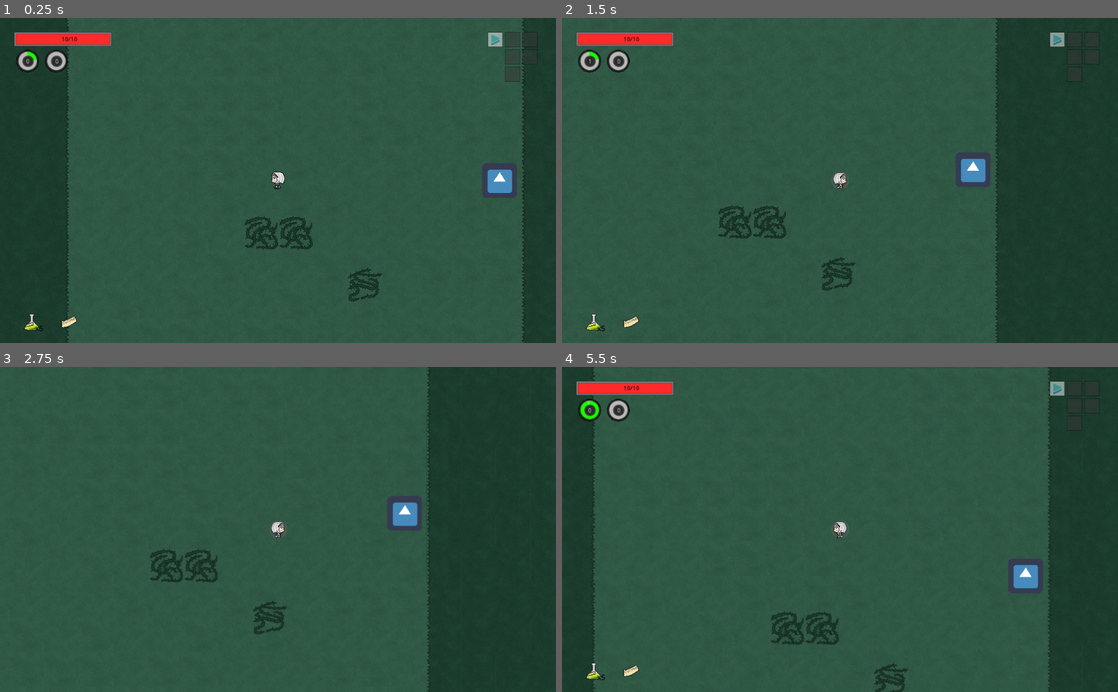
Above: before the commit, frames 1-4 (two rows, left to right).
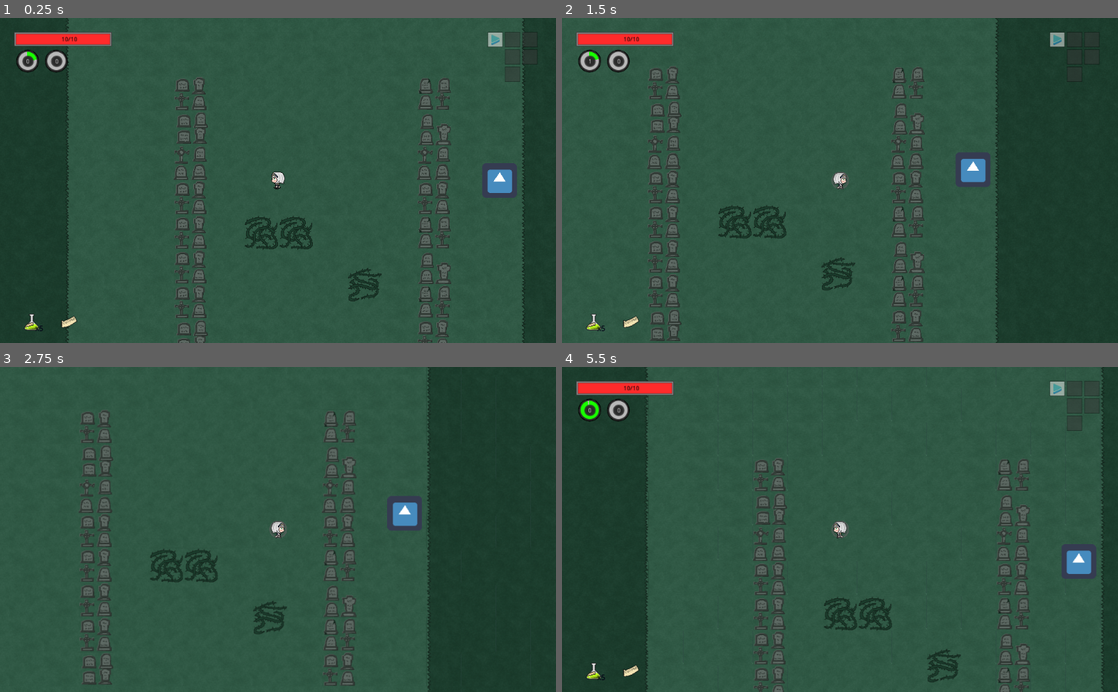
Above: after the commit, the same moments.

Repository: inazumaron/holo_world
Game: Godot game, scene res://levels/level_handler.tscn
The game is run twice, just before and just after one commit, with the same random seed, the same clock (stepped at 60 frames per second) and the same inputs. This scene is started directly instead of the project's main scene. The engine's default icon, where the game draws it, is replaced by a stand-in: a white triangle on a blue panel in a dark square.
Inputs (mouse positions are in pixels of both pictures, inside the frame that each line leads up to):
- Up to frame 1 (0.25 s): no input
- Up to frame 2 (1.5 s): tap Enter (ui_accept) at 0.5, 0.77 s; move the mouse to (962, 164) at 0.52 s; press the mouse at (962, 164) at 0.53 s; hold Right (ui_right) 0.53-1.28 s; move the mouse to (728, 196) at 1.27 s; release the mouse at (728, 196) at 1.28 s; hold Down (ui_down) from 1.28 s (still down); right-click (728, 196) at 1.35 s
- Up to frame 3 (2.75 s): tap Enter (ui_accept) at 1.52 s; move the mouse to (333, 458) at 2.02 s; release Down (ui_down) at 2.03 s; press the mouse at (333, 458) at 2.03 s; hold Right (ui_right) from 2.03 s (still down)
- Up to frame 4 (5.5 s): move the mouse to (812, 594) at 2.77 s; release Right (ui_right) at 2.78 s; release the mouse at (812, 594) at 2.78 s; hold Up (ui_up) 2.78-3.53 s; right-click (812, 594) at 2.85 s; tap Enter (ui_accept) at 3.02, 3.77, 4.52 s; move the mouse to (1006, 578) at 3.52 s; press the mouse at (1006, 578) at 3.53 s; hold Left (ui_left) 3.53-5.03 s; move the mouse to (673, 480) at 4.27 s; release the mouse at (673, 480) at 4.28 s; right-click (673, 480) at 4.35 s; move the mouse to (867, 529) at 5.02 s; press the mouse at (867, 529) at 5.03 s; hold Down (ui_down) from 5.03 s (still down)

The runs differ from the first frame. In frame 1, 4.4% of the frame differs, in the area x 11-95%, y 0-100%; in frame 2, 4.4%; in frame 3, 3.7%; in frame 4, 21%, in the area x 5-98%, y 0-100%.

Commit message:
obstacle related fixes

Diff:
--- a/enemies/e_boss.gd
+++ b/enemies/e_boss.gd
@@ -33,6 +33,9 @@
 var can_attack = true
 var anim_dir = 1 #1-right, -1 left
 var hp_ui
+var hp_link = [null, null]
+
+var player_id = [null,null,null]
 
 onready var sprite = $RushiaSprite
 
@@ -101,6 +104,11 @@
 		hp_ui = GameHandler.get_boss_hp_ui()
 	hp_ui.set_val((100 * HP)/ MAX_HP)
 
+	if hp_link[0] != null:
+		hp_link[0].set_val((100 * HP)/ MAX_HP)
+	if hp_link[1] != null:
+		hp_link[1].set_val((100 * HP)/ MAX_HP)
+
 func take_damage(damage, effect):
 	BuffHandler.damage_handler(damage, effect, buffs, self)
 
@@ -110,6 +118,9 @@
 		update_ui()
 		if HP <= 0:
 			dead = true
+
+func update_active_player():
+	pass
 
 func sgn(x):
 	if x>0:
--- a/levels/level_handler.gd
+++ b/levels/level_handler.gd
@@ -206,6 +206,11 @@
 		if path[active_room_val]["boss_room"] and !path[active_room_val]["cleared"]:
 			#dialogue()
 			active_room.boss_hp_ui = character.generate_boss_hp()
+
+			if char3 != null:
+				active_room.update_bhp_link([char2.generate_boss_hp(), char3.generate_boss_hp()])
+			elif char2 != null:
+				active_room.update_bhp_link([char2.generate_boss_hp(), null])
 	else:
 		next_level()
 
--- /dev/null
+++ b/levels/obstacle_big.gd
@@ -0,0 +1,14 @@
+extends KinematicBody2D
+
+const var_list = {
+	"graveyard" : 3
+}
+
+func play(x):
+	$spr_bot.play(x)
+	$spr_mid.play(x)
+	$spr_top.play(x)
+	var temp = randi()%var_list[x]
+	$spr_bot.frame = temp
+	$spr_mid.frame = temp
+	$spr_top.frame = temp
--- /dev/null
+++ b/levels/obstacle_big.tscn
@@ -0,0 +1,97 @@
+[gd_scene load_steps=16 format=2]
+
+[ext_resource path="res://resc/r_graveyard_ts_new.png" type="Texture" id=1]
+[ext_resource path="res://levels/obstacle_big.gd" type="Script" id=2]
+
+[sub_resource type="AtlasTexture" id=1]
+flags = 4
+atlas = ExtResource( 1 )
+region = Rect2( 0, 320, 128, 64 )
+
+[sub_resource type="AtlasTexture" id=2]
+flags = 4
+atlas = ExtResource( 1 )
+region = Rect2( 128, 320, 128, 64 )
+
+[sub_resource type="AtlasTexture" id=3]
+flags = 4
+atlas = ExtResource( 1 )
+region = Rect2( 256, 320, 128, 64 )
+
+[sub_resource type="SpriteFrames" id=4]
+animations = [ {
+"frames": [ SubResource( 1 ), SubResource( 2 ), SubResource( 3 ) ],
+"loop": true,
+"name": "graveyard",
+"speed": 0.0
+} ]
+
+[sub_resource type="AtlasTexture" id=5]
+flags = 4
+atlas = ExtResource( 1 )
+region = Rect2( 0, 384, 128, 64 )
+
+[sub_resource type="AtlasTexture" id=6]
+flags = 4
+atlas = ExtResource( 1 )
+region = Rect2( 128, 384, 128, 64 )
+
+[sub_resource type="AtlasTexture" id=7]
+flags = 4
+atlas = ExtResource( 1 )
+region = Rect2( 256, 384, 128, 64 )
+
+[sub_resource type="SpriteFrames" id=8]
+animations = [ {
+"frames": [ SubResource( 5 ), SubResource( 6 ), SubResource( 7 ) ],
+"loop": true,
+"name": "graveyard",
+"speed": 0.0
+} ]
+
+[sub_resource type="AtlasTexture" id=9]
+flags = 4
+atlas = ExtResource( 1 )
+region = Rect2( 0, 448, 128, 64 )
+
+[sub_resource type="AtlasTexture" id=10]
+flags = 4
+atlas = ExtResource( 1 )
+region = Rect2( 128, 448, 128, 64 )
+
+[sub_resource type="AtlasTexture" id=11]
+flags = 4
+atlas = ExtResource( 1 )
+region = Rect2( 256, 448, 128, 64 )
+
+[sub_resource type="SpriteFrames" id=12]
+animations = [ {
+"frames": [ SubResource( 9 ), SubResource( 10 ), SubResource( 11 ) ],
+"loop": true,
+"name": "graveyard",
+"speed": 0.0
+} ]
+
+[sub_resource type="RectangleShape2D" id=13]
+extents = Vector2( 50.5108, 14.3542 )
+
+[node name="KinematicBody2D" type="KinematicBody2D"]
+script = ExtResource( 2 )
+
+[node name="spr_top" type="AnimatedSprite" parent="."]
+position = Vector2( 0, -64 )
+frames = SubResource( 4 )
+animation = "graveyard"
+
+[node name="spr_mid" type="AnimatedSprite" parent="."]
+frames = SubResource( 8 )
+animation = "graveyard"
+
+[node name="spr_bot" type="AnimatedSprite" parent="."]
+position = Vector2( 0, 64 )
+frames = SubResource( 12 )
+animation = "graveyard"
+
+[node name="CollisionShape2D" type="CollisionShape2D" parent="."]
+position = Vector2( 0, 78.427 )
+shape = SubResource( 13 )
--- /dev/null
+++ b/levels/obstacle_med.gd
@@ -0,0 +1,12 @@
+extends KinematicBody2D
+
+const var_list = {
+	"graveyard" : 3
+}
+
+func play(x):
+	$spr_bot.play(x)
+	$spr_top.play(x)
+	var temp = randi()%var_list[x]
+	$spr_bot.frame = temp
+	$spr_top.frame = temp
--- /dev/null
+++ b/levels/obstacle_med.tscn
@@ -0,0 +1,69 @@
+[gd_scene load_steps=12 format=2]
+
+[ext_resource path="res://resc/r_graveyard_ts_new.png" type="Texture" id=1]
+[ext_resource path="res://levels/obstacle_med.gd" type="Script" id=2]
+
+[sub_resource type="AtlasTexture" id=2]
+flags = 4
+atlas = ExtResource( 1 )
+region = Rect2( 192, 192, 64, 64 )
+
+[sub_resource type="AtlasTexture" id=10]
+flags = 4
+atlas = ExtResource( 1 )
+region = Rect2( 256, 192, 64, 64 )
+
+[sub_resource type="AtlasTexture" id=11]
+flags = 4
+atlas = ExtResource( 1 )
+region = Rect2( 320, 192, 64, 64 )
+
+[sub_resource type="SpriteFrames" id=4]
+animations = [ {
+"frames": [ SubResource( 2 ), SubResource( 10 ), SubResource( 11 ) ],
+"loop": true,
+"name": "graveyard",
+"speed": 0.0
+} ]
+
+[sub_resource type="AtlasTexture" id=6]
+flags = 4
+atlas = ExtResource( 1 )
+region = Rect2( 192, 256, 64, 64 )
+
+[sub_resource type="AtlasTexture" id=12]
+flags = 4
+atlas = ExtResource( 1 )
+region = Rect2( 256, 192, 64, 64 )
+
+[sub_resource type="AtlasTexture" id=13]
+flags = 4
+atlas = ExtResource( 1 )
+region = Rect2( 320, 192, 64, 64 )
+
+[sub_resource type="SpriteFrames" id=8]
+animations = [ {
+"frames": [ SubResource( 6 ), SubResource( 12 ), SubResource( 13 ) ],
+"loop": true,
+"name": "graveyard",
+"speed": 0.0
+} ]
+
+[sub_resource type="RectangleShape2D" id=9]
+extents = Vector2( 30, 9.60653 )
+
+[node name="Node2D" type="KinematicBody2D"]
+script = ExtResource( 2 )
+
+[node name="spr_top" type="AnimatedSprite" parent="."]
+position = Vector2( 0, -82 )
+frames = SubResource( 4 )
+animation = "graveyard"
+
+[node name="spr_bot" type="AnimatedSprite" parent="."]
+position = Vector2( 0, -18 )
+frames = SubResource( 8 )
+animation = "graveyard"
+
+[node name="CollisionShape2D" type="CollisionShape2D" parent="."]
+shape = SubResource( 9 )
--- /dev/null
+++ b/levels/obstacle_small.gd
@@ -0,0 +1,9 @@
+extends KinematicBody2D
+
+const var_list = {	#number of variations per map
+	"graveyard" : 5
+}
+# Called when the node enters the scene tree for the first time.
+func play(x):
+	$AnimatedSprite.play(x)
+	$AnimatedSprite.frame = randi()%var_list[x]
--- a/levels/obstacle_small.tscn
+++ b/levels/obstacle_small.tscn
@@ -1,6 +1,7 @@
-[gd_scene load_steps=10 format=2]
+[gd_scene load_steps=11 format=2]
 
 [ext_resource path="res://resc/r_graveyard_ts_new.png" type="Texture" id=1]
+[ext_resource path="res://levels/obstacle_small.gd" type="Script" id=2]
 
 [sub_resource type="AtlasTexture" id=1]
 flags = 4
@@ -44,6 +45,7 @@
 extents = Vector2( 32, 32 )
 
 [node name="Node2D" type="KinematicBody2D"]
+script = ExtResource( 2 )
 
 [node name="AnimatedSprite" type="AnimatedSprite" parent="."]
 frames = SubResource( 7 )
--- a/levels/room_graveyard.gd
+++ b/levels/room_graveyard.gd
@@ -6,6 +6,7 @@
 #		*unless of course adding new features
 
 #Variables
+const map_name = "graveyard"
 const wall = true # for tiles extending 2 tiles
 const variation = 2 #amount of variation of same tiles 1-no variety
 const tile = {
@@ -20,9 +21,10 @@
 	}},
 	{"name":"gy_swamp_", "level":1, "cost":1, "vars":2, "data":{
 		"onEntry":true, "continious":true, "effects":{"swampSlow":{"slow":[0.5, 1, 1, "bg"]}}
-	}}
-]
+	}}]
 const obs_base = preload("res://levels/obstacle_small.tscn")
+const obs_med_base = preload("res://levels/obstacle_med.tscn")
+const obs_big_base = preload("res://levels/obstacle_big.tscn")
 const e_1_1 = preload("res://enemies/gy_zombie_basic.tscn")
 const boss_base = preload("res://enemies/boss.tscn")
 
@@ -36,6 +38,7 @@
 const boss_dialogue = [["Nee...", "What do you think you're doing here", "You wanna die?"]]
 const boss_main = ["I see", "You want to take everything away from me huh", "Id like to see you try"]
 var boss_hp_ui = "temp"
+var bhp_link = [null, null]
 
 #Function/s
 func create_enemies():
@@ -133,8 +136,16 @@
 	var temp_boss = boss_base.instance()
 	temp_boss.position = Vector2.ZERO
 	temp_boss.hp_ui = boss_hp_ui
+	print("gy bhp link ",bhp_link)
+	temp_boss.hp_link = bhp_link
 	add_child(temp_boss)
 	enemy_list.append(temp_boss)
+
+func update_bhp_link(data):
+	bhp_link = data
+	for i in enemy_list:
+		if i.BODY_TYPE == "enemy_boss":
+			i.hp_link = bhp_link
 
 func create_room():
 	for y in range(0, screen_size):
@@ -177,22 +188,28 @@
 	match data[0]:
 		"point":
 			for i in range(1,data.size()):
-				temp_obs = obs_base.instance()
+				if data.size() > 2:
+					temp_obs = obs_med_base.instance()
+				else:
+					temp_obs = obs_big_base.instance()
 				temp_obs.position = (data[i]-screen_offset)*64
 				temp_obs.z_index = 1
 				add_child(temp_obs)
+				temp_obs.play(map_name)
 				obs_list.append(temp_obs)
 		"range":
 			for i in range(1,data.size()):
+				print(i)
 				if i%2 == 1:
 					var a = data[i]
 					var b = data[i+1]
-					for x in range(a.x, b.x):
-						for y in range(a.y, b.y):
+					for x in range(a.x, b.x + 1):
+						for y in range(a.y, b.y + 1):
 							temp_obs = obs_base.instance()
 							temp_obs.position = (Vector2(x,y)-screen_offset)*64 + obs_offset
 							temp_obs.z_index = 1
 							add_child(temp_obs)
+							temp_obs.play(map_name)
 							obs_list.append(temp_obs)
 	gen_enemy_pos(data)
 
--- a/obj/z_misc details.gd
+++ b/obj/z_misc details.gd
@@ -81,14 +81,20 @@
 ]
 
 #to do
+#	hazards placement to avoid obstacles
+#	object z indexes may be checked
 #	code more of flares skill tree
-#	randomize obstacles
 
 #Current bugs
 #	Level up buffs will be given to ACTIVE character. So for future implementation for shared xp, deal with this one first
 #		Affected scripts are: Game handler and level handler
 
 #Done today
+#	randomize obstacles
+#	minimap offset added to fit in screen
+#	obstacles not appearing except big
+
+#	added big and medium obstacle
 #	rename gd files (which is expected to be duplicated) to be based on their folder placement (besides player folder)
 #	hazard positions and type not consistent based on room seed
 #	Enemy tracking does not shift to active characters
--- a/ui/minimap.gd
+++ b/ui/minimap.gd
@@ -8,9 +8,16 @@
 var room = preload("res://ui/minimap_room.tscn")
 # Called when the node enters the scene tree for the first time.
 func generate_minimap():
+	#compute offset for minimap placement
+	var max_x = -1
+	var offset = Vector2(0,0)
+	for i in map:
+		if i["coord"].x > max_x:
+			max_x = i["coord"].x
+	offset.x = 32 * (max_x - 2)
 	for i in map:
 		var room_inst = room.instance()
-		room_inst.position = (i["coord"] * 32) + screen
+		room_inst.position = (i["coord"] * 32) + screen - offset
 		if i["cleared"]:
 			room_inst.active(false)
 		else:
